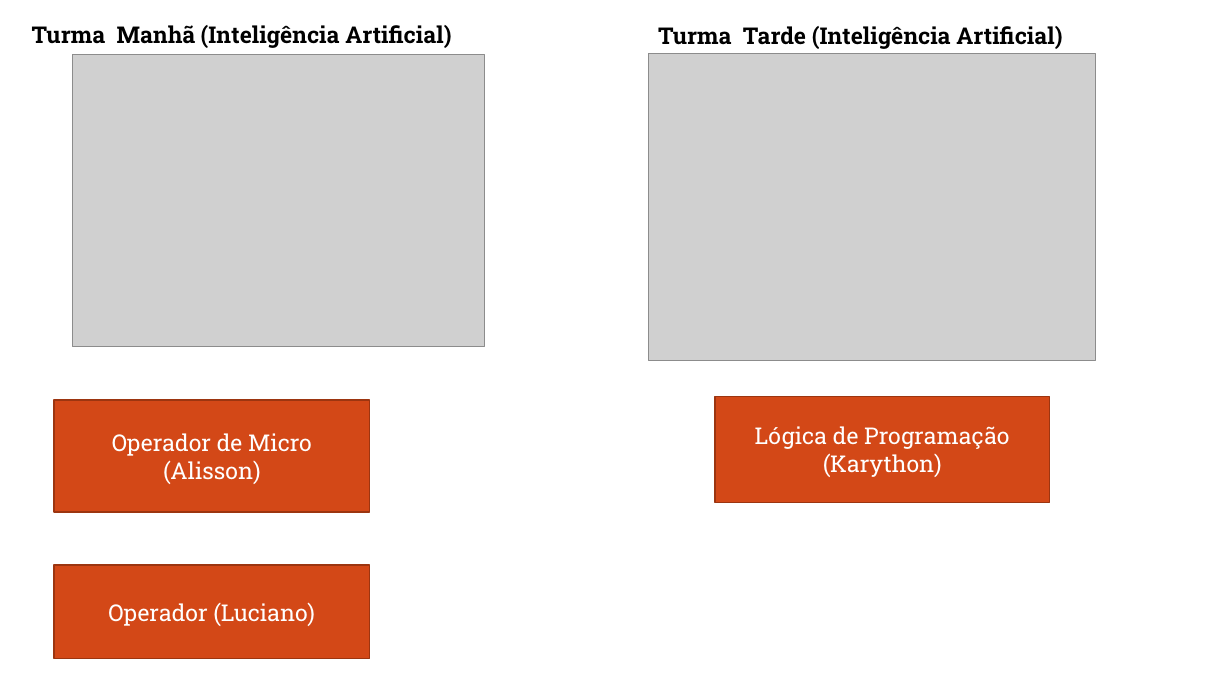
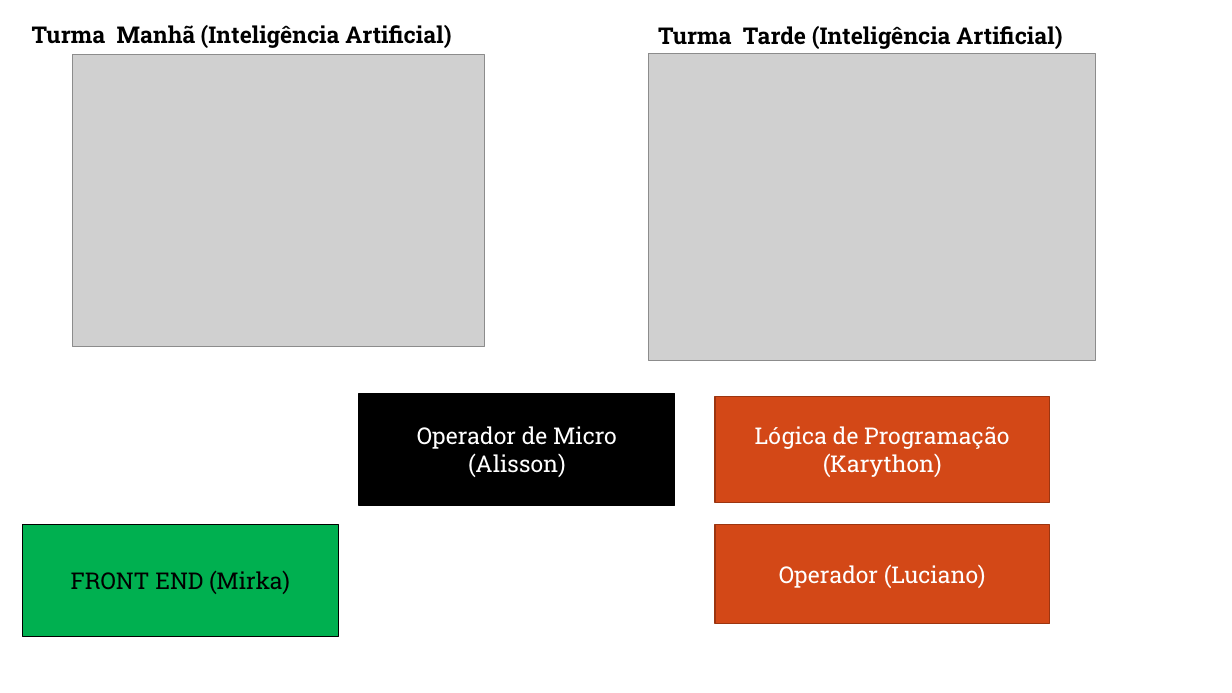
Before and after one commit to romulosilvestre/semanaeda, a slide deck: slide 15 of graficos_versao2.pptx. Drawn at 1232x693 pixels with LibreOffice and Linux fonts; fonts in the diff are those of the drawing; grey boxes stand for pictures; background and template pictures are left out. Boxes give left, top, right and bottom in pixels: in the first picture for what was removed or moved away, otherwise in the second. Text is boxed around its words. In the diff, an @@ line names an element or a change of style, - is before the commit and + after.

```diff
--- a/graficos_versao2.pptx
+++ b/graficos_versao2.pptx
@@ rectangle "Operador de Micro (Alisson)" moved from (x1=55, y1=400, x2=370, y2=512) to (x1=360, y1=394, x2=675, y2=506) @@
@@ rectangle "Operador de Micro (Alisson)" at (x1=360, y1=394, x2=675, y2=506): fill #D34817 to #000000; outline #9C3511 1 pt to #000000 1 pt @@
@@ rectangle added at (x1=23, y1=525, x2=338, y2=637), fill #00B050, outline #000000 0.5 pt, 18 pt, text #000000 @@
+FRONT END (Mirka)
@@ rectangle "Operador (Luciano)" resized from (x1=55, y1=566, x2=370, y2=659) to (x1=715, y1=525, x2=1050, y2=624) @@
```
Also in this commit, not shown: 2 other slides changed, 4 slides added, 1 slide removed.
